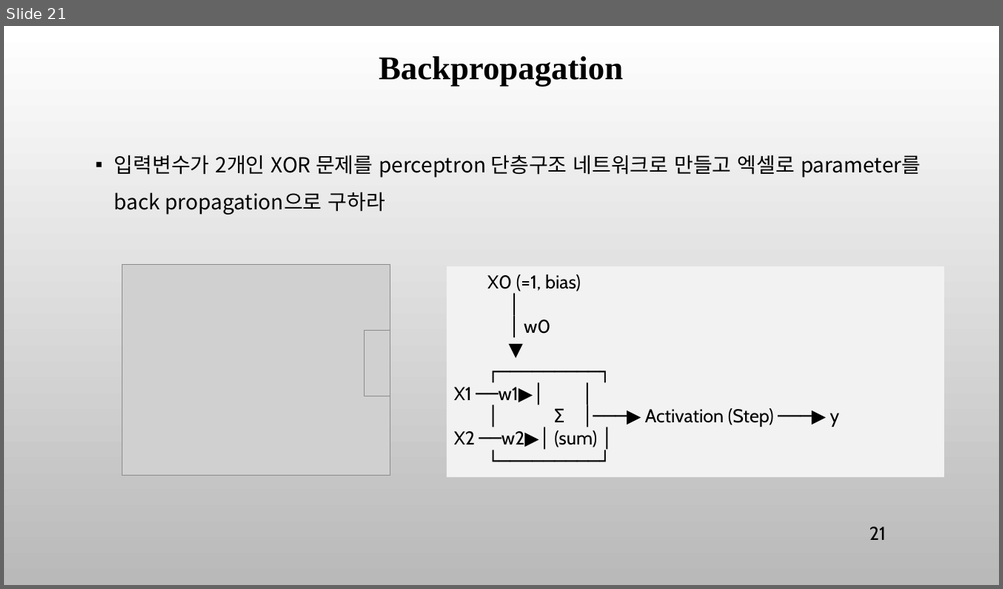
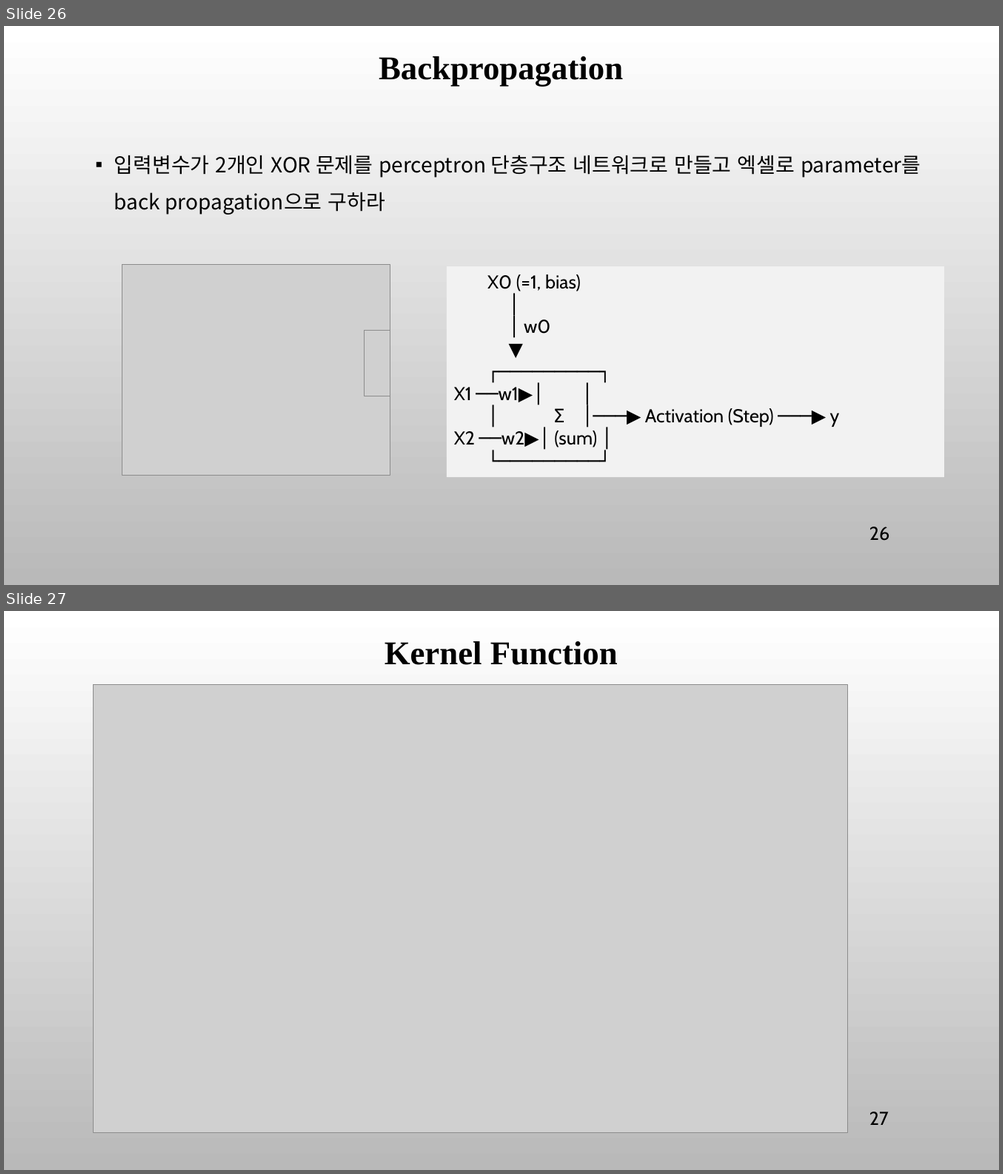
Before and after one commit to ancestor9/mathematics-for-machine-learning, a slide deck: 7_Applications of mathematics.pptx. Shown one above the other, each under a label of ours: slide 21 before the commit, slides 26 and 27 after it. The pictures are 1003x589 and 1003x1174 pixels, drawn with LibreOffice and Linux fonts; fonts in the diff are those of the drawing; grey boxes stand for pictures; background and template pictures are left out. Boxes give left, top, right and bottom in pixels: in the first picture for what was removed or moved away, otherwise in the second. Text is boxed around its words. In the diff, an @@ line names an element or a change of style, - is before the commit and + after.

```diff
--- a/7_Applications of mathematics.pptx
+++ b/7_Applications of mathematics.pptx
@@ slide 27 added at box(4, 611, 999, 1170), background picture (left out) @@
@@ text added at box(384, 641, 617, 665), 32 pt, text #000000, bold @@
+Kernel Function
@@ picture added at box(94, 685, 848, 1133) @@
@@ page number added at box(869, 1112, 888, 1125), 18 pt, text #000000 @@
+27
@@ what was slide 21 is now slide 26 @@
@@ page number at box(869, 527, 889, 541): text changed @@
-21
+26
```
Also in this commit, not shown: 4 slides changed, 7 other slides added, 1 other file.
